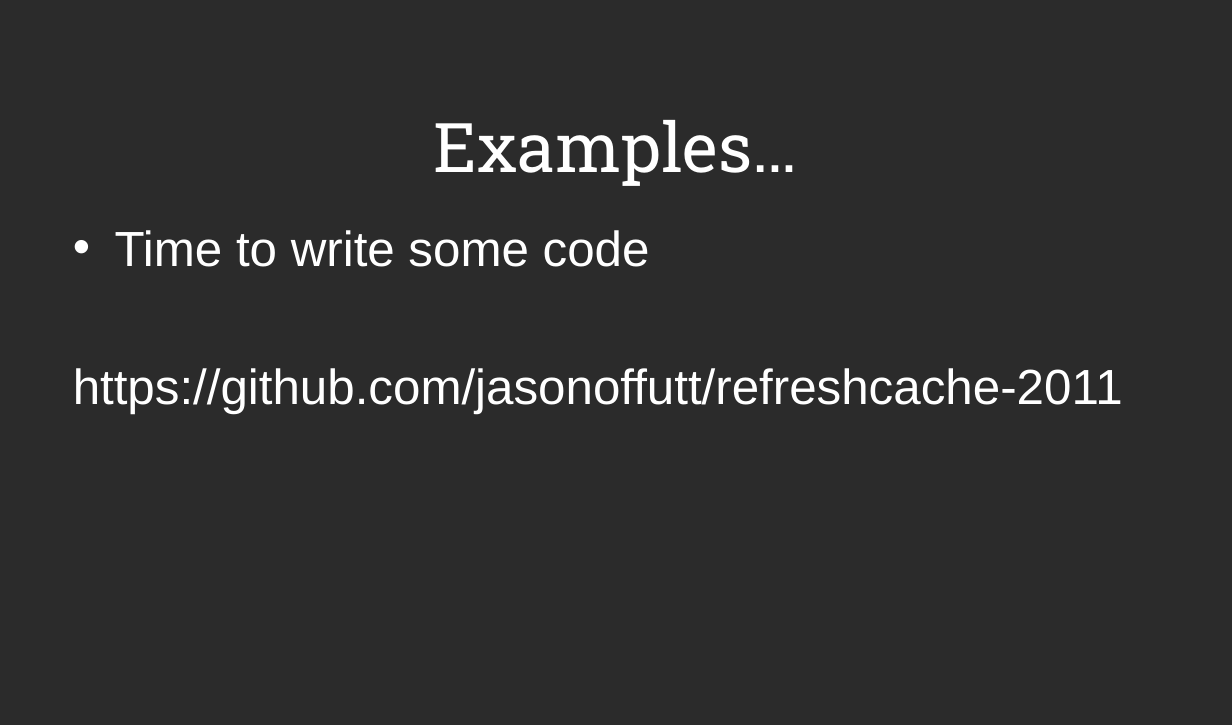
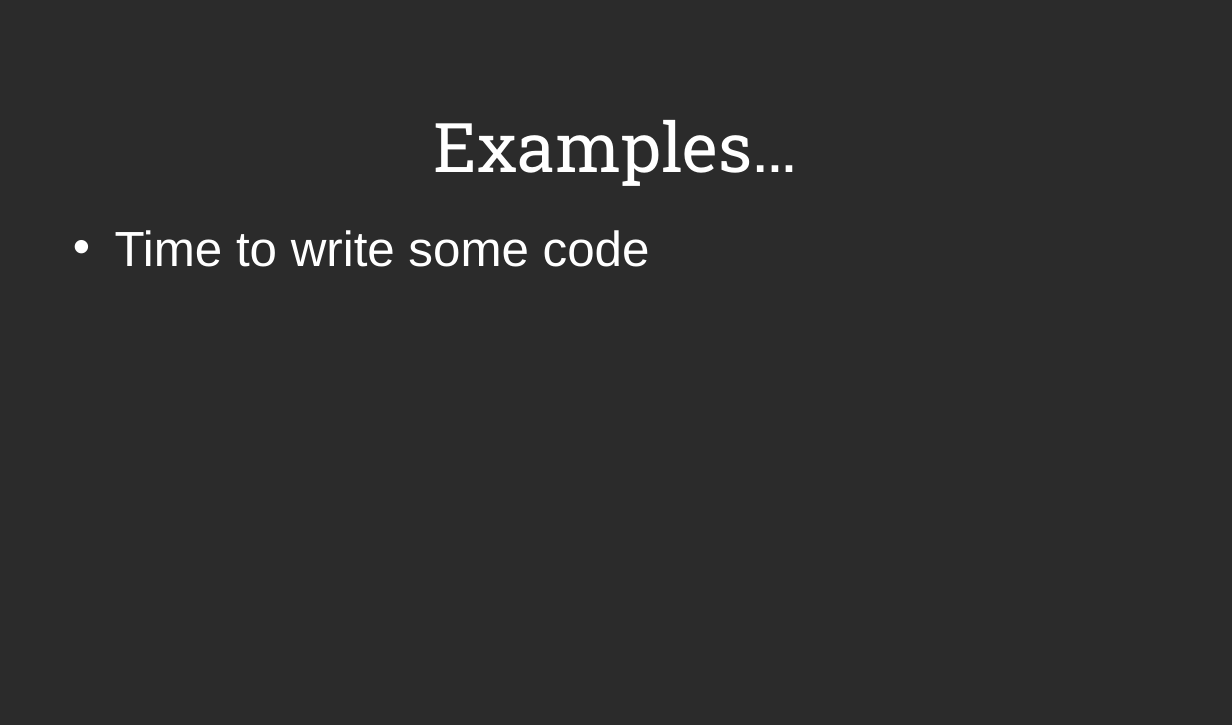
Before and after one commit to JasonOffutt/RefreshCache2011, a slide deck: slide 7 of js-bootcamp/js-bootcamp.pptx. Drawn at 1232x725 pixels with LibreOffice and Linux fonts; fonts in the diff are those of the drawing; background and template pictures are left out; a plain dark background stands for a picture behind light text. Boxes give left, top, right and bottom in pixels: in the first picture for what was removed or moved away, otherwise in the second. Text is boxed around its words. In the diff, an @@ line names an element or a change of style, - is before the commit and + after.

```diff
--- a/js-bootcamp/js-bootcamp.pptx
+++ b/js-bootcamp/js-bootcamp.pptx
@@ text at box(73, 368, 1123, 414): paragraph removed @@
-https://github.com/jasonoffutt/refreshcache-2011
```
Also in this commit, not shown: 1 other slide changed, 1 slide added, 3 other files.
